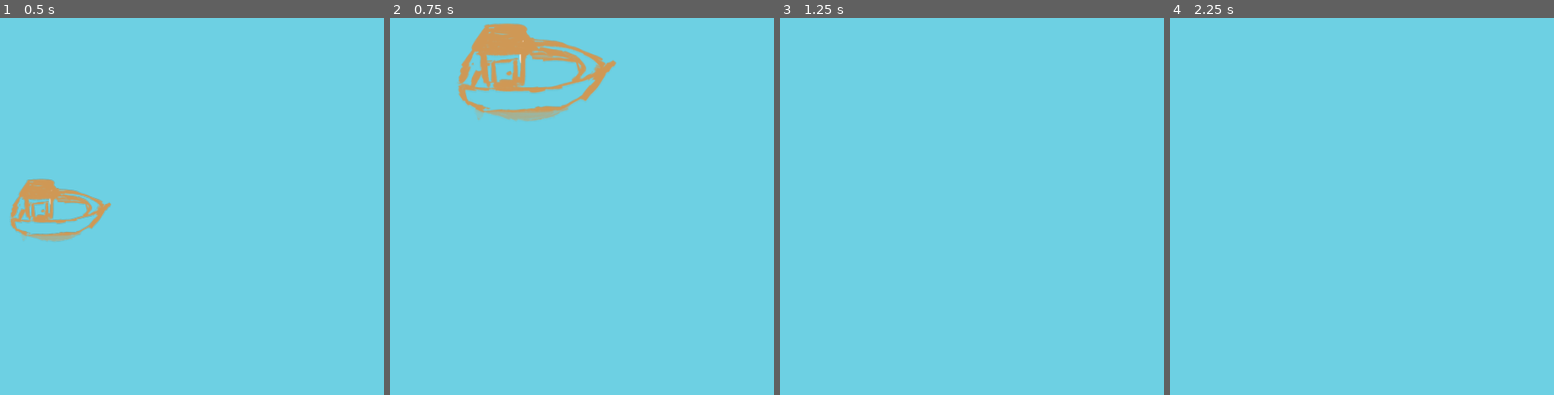
Above: before the commit, frames 1-4 (left to right).
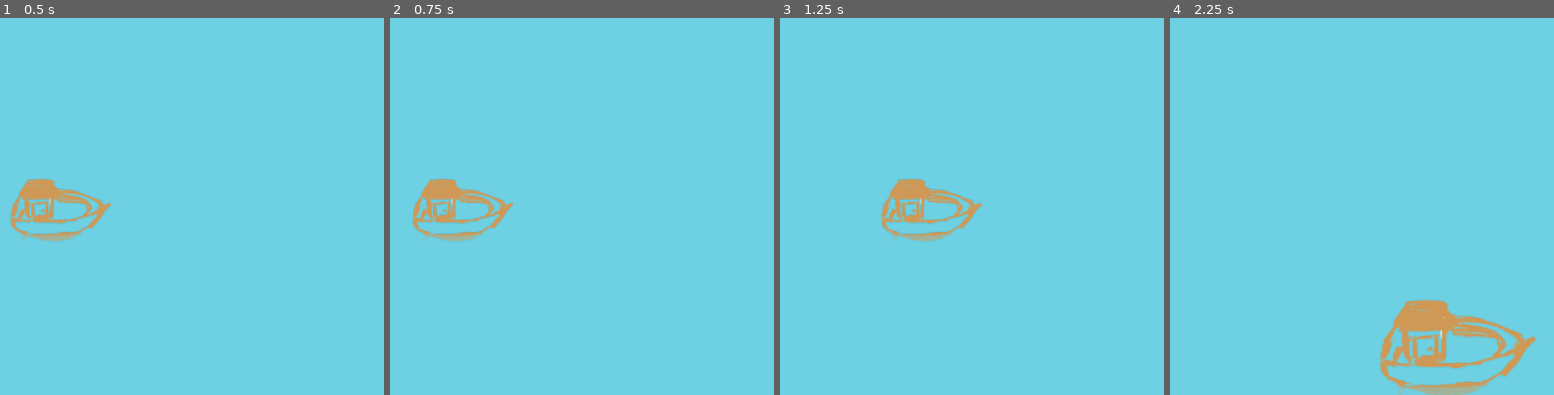
Above: after the commit, the same moments.

Repository: Unigiri-Studio/KelvinGameJam
Game: Godot game, scene res://scene/main.tscn
Same seed, same stepped clock (60 frames per second), same inputs: the game is played once before the commit and once after it.
Inputs (mouse positions are in pixels of both pictures, inside the frame that each line leads up to):
- Up to frame 1 (0.5 s): no input
- Up to frame 2 (0.75 s): tap Enter at 0.5 s; move the mouse to (585, 187) at 0.52 s; press the mouse at (585, 187) at 0.53 s; hold D (sailRight) from 0.53 s (still down)
- Up to frame 3 (1.25 s): keep holding D (sailRight)
- Up to frame 4 (2.25 s): move the mouse to (outside the picture) at 1.27 s; release D (sailRight) at 1.28 s; release the mouse at (outside the picture) at 1.28 s; hold S (sailBackwards) 1.28-2.03 s; tap Space (modeChange) at 1.35 s; move the mouse to (1285, 123) at 2.02 s; press the mouse at (1285, 123) at 2.03 s; hold D (sailRight) from 2.03 s (still down)

Frame 1 is identical in both runs. In frame 2, 6.3% of the frame differs, in the area x 5-60%, y 1-60%; in frame 3, 1.9%; in frame 4, 4.2%.

Commit message:
fixed bugs where line is offset

Diff:
--- a/kelvin's-katch/scene/player/fishingLure.tscn
+++ b/kelvin's-katch/scene/player/fishingLure.tscn
@@ -10,10 +10,12 @@
 height = 0.25
 
 [node name="fishingLure" type="CharacterBody3D"]
+collision_layer = 2
 script = ExtResource("1_qegqy")
 
 [node name="bobberCol" type="CollisionShape3D" parent="."]
 shape = SubResource("SphereShape3D_6r5pw")
+disabled = true
 
 [node name="bobber" type="MeshInstance3D" parent="."]
 mesh = SubResource("SphereMesh_el7me")
--- a/kelvin's-katch/script/player/fishing_lure.gd
+++ b/kelvin's-katch/script/player/fishing_lure.gd
@@ -7,9 +7,8 @@
 	pass
 
 func _physics_process(delta):
-	if visible:
-		var lineMesh = drawFishingLine(fishingRodTip.global_position,global_position, 2)
-		fishing_line.mesh = lineMesh
+	var lineMesh = drawFishingLine(fishingRodTip.global_position,global_position, 2)
+	fishing_line.mesh = lineMesh
 
 func drawFishingLine(startPos : Vector3, endPos : Vector3, sag : int, segments : int = 10) -> ImmediateMesh:
 	# Create an ImmediateMesh to draw the fishing line
@@ -29,9 +28,36 @@
 		#var y_offset = sag * pow(distanceAlongLine, 2)  # Parabolic curve for sagging
 		#currentPoint.y += y_offset
 
+		currentPoint.x -=startPos.x
+		currentPoint.y -= startPos.y
 		# Add the point to the line mesh
 		mesh.surface_add_vertex(currentPoint)
 
 	# Finish and set the mesh
 	mesh.surface_end()
 	return mesh
+
+#func drawFishingLine(startPos : Vector3, endPos : Vector3, sag : int, segments : int = 10) -> ImmediateMesh:
+	## Create an ImmediateMesh to draw the fishing line
+	#var mesh = ImmediateMesh.new()
+	#mesh.surface_begin(Mesh.PRIMITIVE_LINE_STRIP)
+	#
+	#var distance = startPos - endPos
+	#var step = distance / segments
+#
+	## Generate the points using cubic interpolation
+	#for i in range(segments + 1):
+		#var t = i / float(segments)  # Progress along the curve from 0 to 1
+		#var currentPoint = startPos + step * i
+		#
+		## Apply a Y-offset for sagging effect
+		#var distanceAlongLine = t - 0.5  # Center the curve at the midpoint
+		##var y_offset = sag * pow(distanceAlongLine, 2)  # Parabolic curve for sagging
+		##currentPoint.y += y_offset
+		#
+		## Add the point to the line mesh
+		#mesh.surface_add_vertex(currentPoint)
+#
+	## Finish and set the mesh
+	#mesh.surface_end()
+	#return mesh
Not shown, added: kelvin's-katch/scene/player/pla200E.tmp
